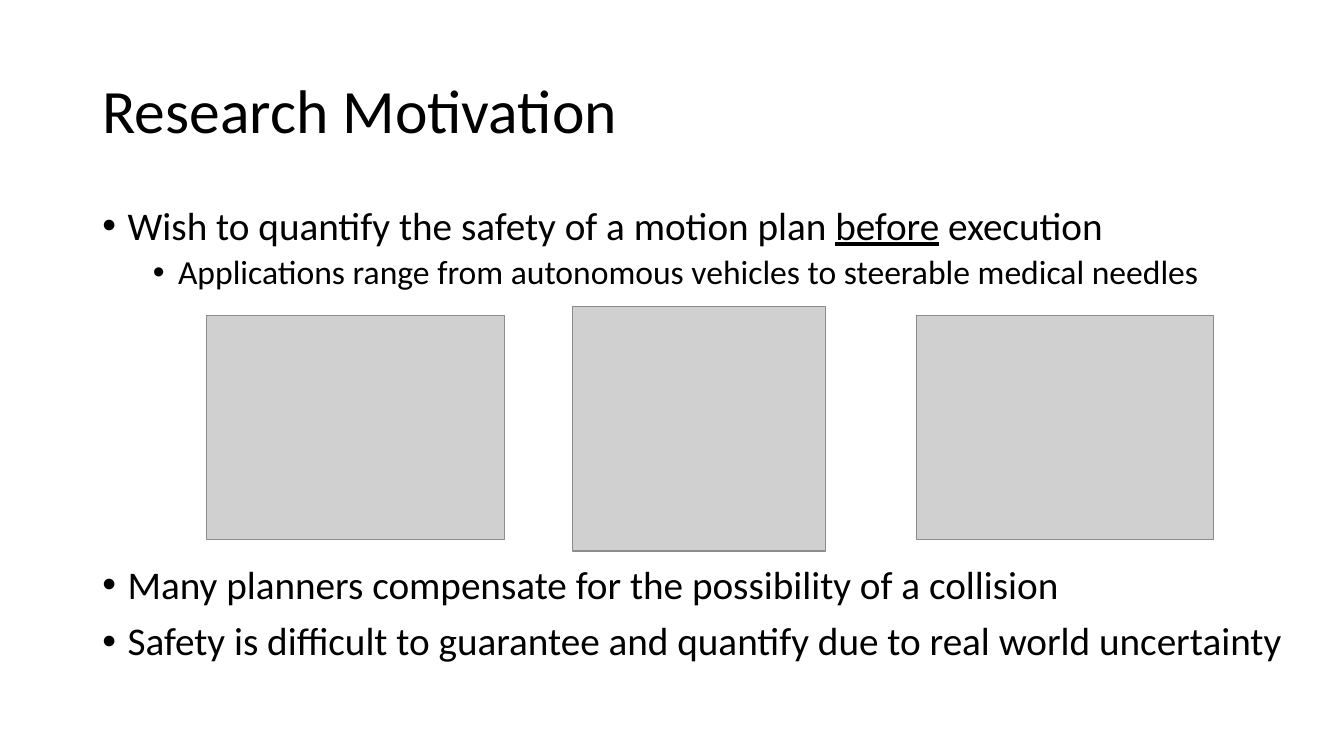
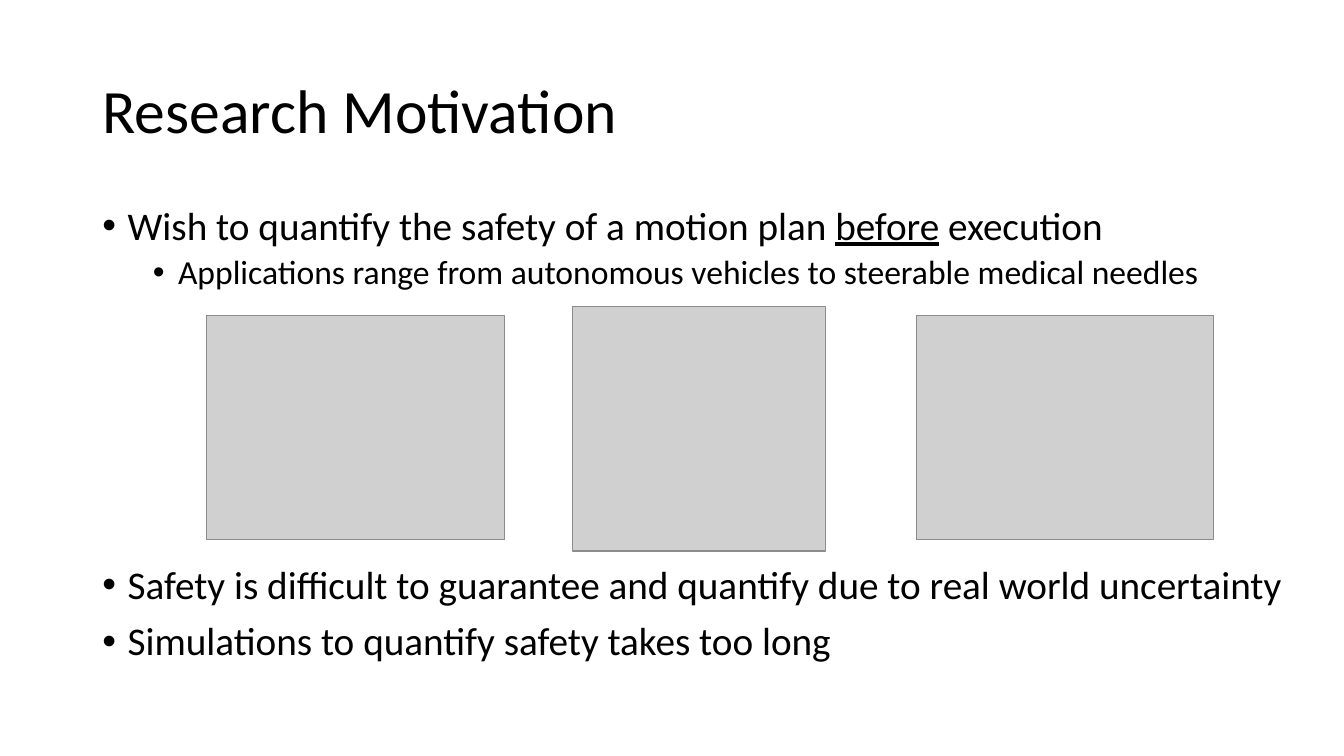
Before and after one commit to ajaayc/Probability-of-Collision-for-Safe-Planning, a slide deck: slide 2 of workshop_4.4.18/workshop_4.4.pptx. Drawn at 1344x756 pixels with LibreOffice and Linux fonts; fonts in the diff are those of the drawing; grey boxes stand for pictures. Boxes give left, top, right and bottom in pixels: in the first picture for what was removed or moved away, otherwise in the second. Text is boxed around its words. In the diff, an @@ line names an element or a change of style, - is before the commit and + after.

```diff
--- a/workshop_4.4.18/workshop_4.4.pptx
+++ b/workshop_4.4.18/workshop_4.4.pptx
@@ text at (128,571,1058,606): paragraph removed @@
-• Many planners compensate for the possibility of a collision
@@ text at (128,627,831,662): paragraph added @@
+• Simulations to quantify safety takes too long
```
Also in this commit, not shown: 5 other slides changed, 1 slide removed.
